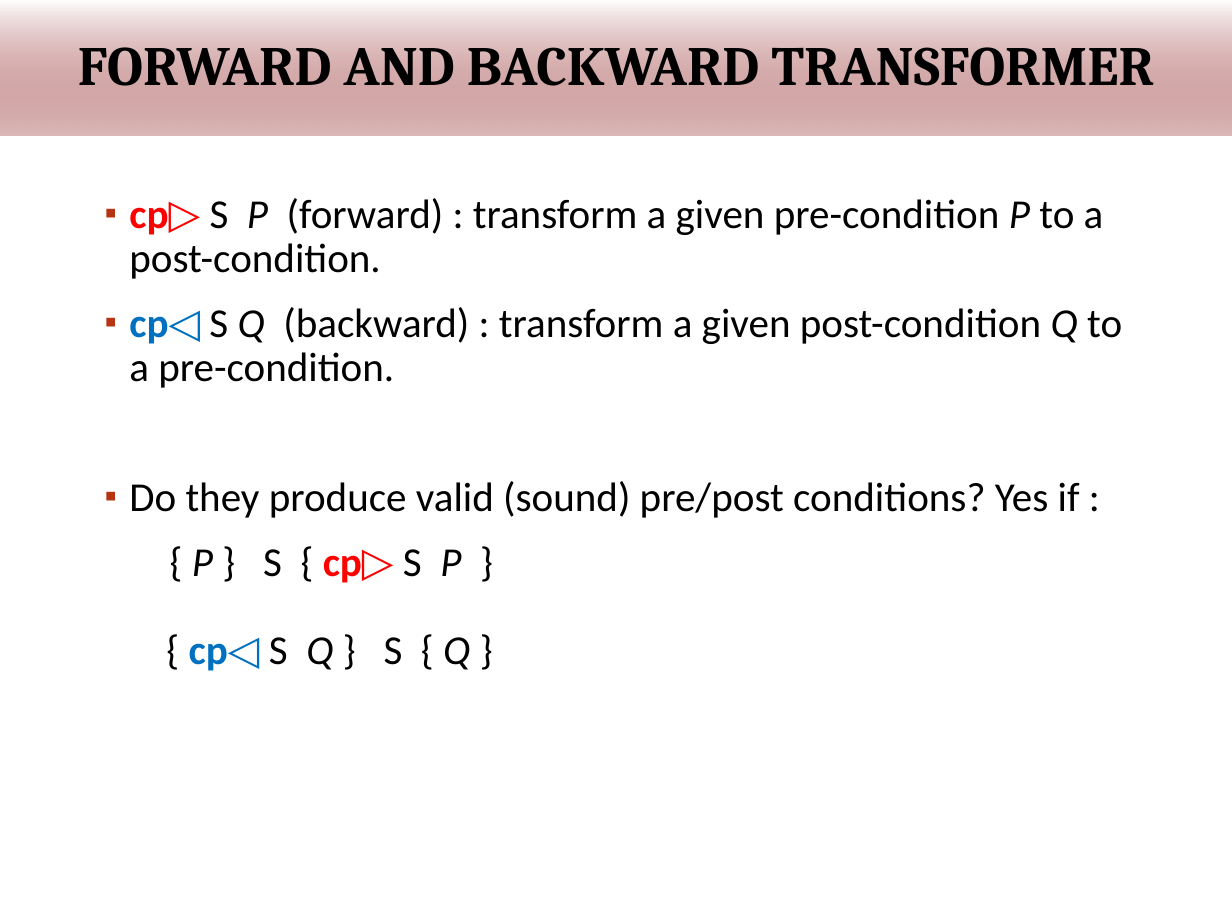
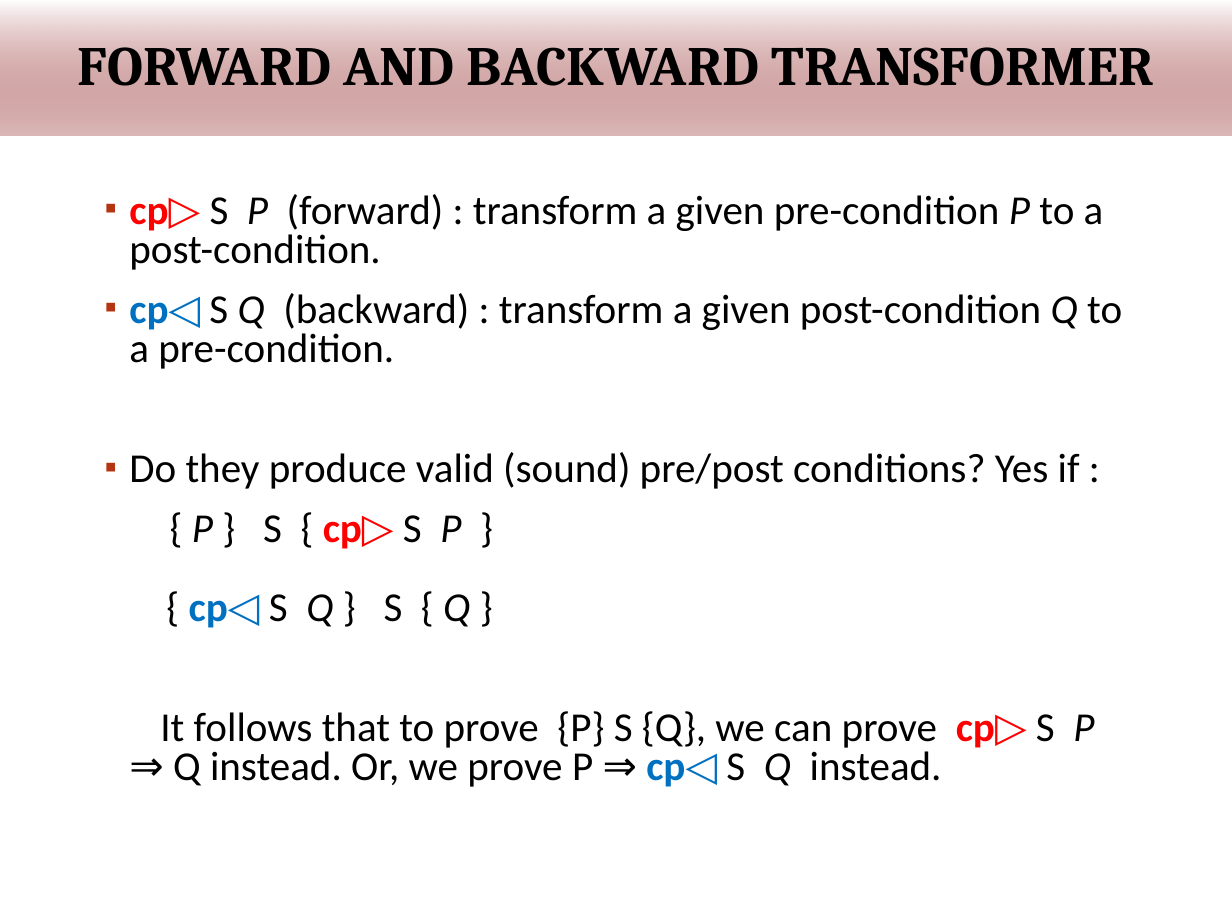
Before and after one commit to wooshrow/infopv, a slide deck: slide 14 of slides/PV_hoare.pptx. Drawn at 1232x924 pixels with LibreOffice and Linux fonts; fonts in the diff are those of the drawing; background and template pictures are left out. Boxes give left, top, right and bottom in pixels: in the first picture for what was removed or moved away, otherwise in the second. Text is boxed around its words. In the diff, an @@ line names an element or a change of style, - is before the commit and + after.

```diff
--- a/slides/PV_hoare.pptx
+++ b/slides/PV_hoare.pptx
@@ text at [129, 194, 1122, 628]: line spacing 0.9 to 0.8 @@
@@ text at [160, 711, 1094, 787]: paragraph added @@
+It follows that to prove {P} S {Q}, we can prove cp▷ S P ⇒ Q instead. Or, we prove P ⇒ cp◁ S Q instead.
```
Also in this commit, not shown: 2 other slides changed, 2 other files.
